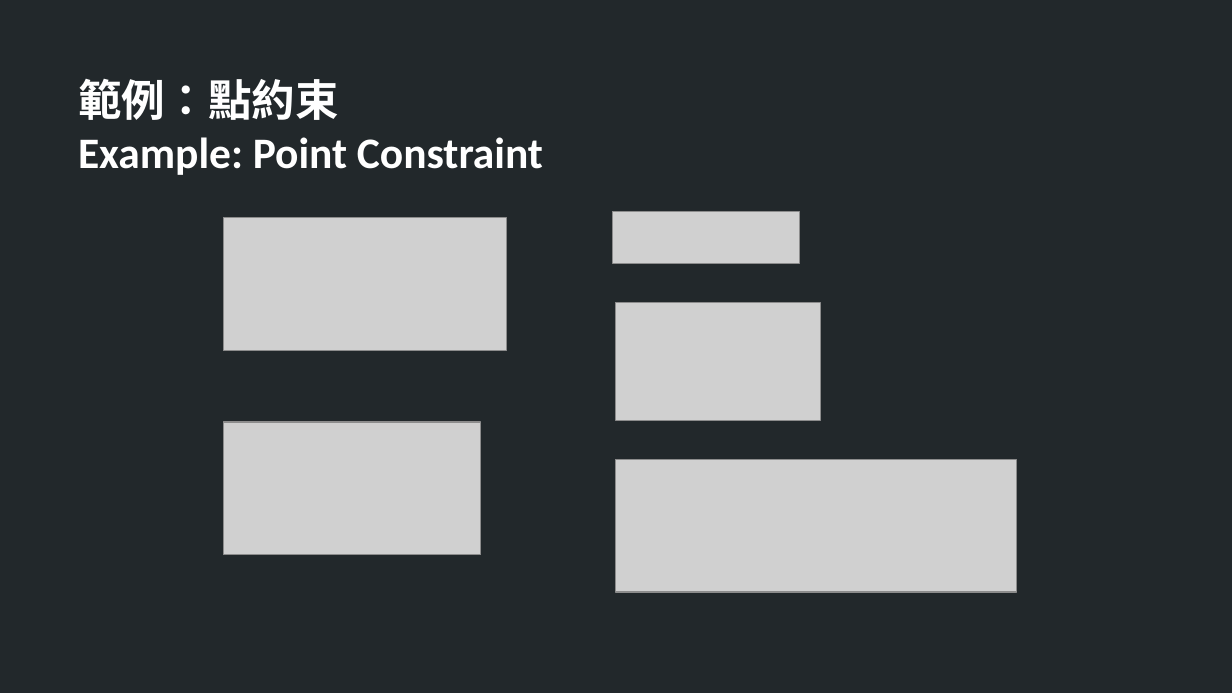
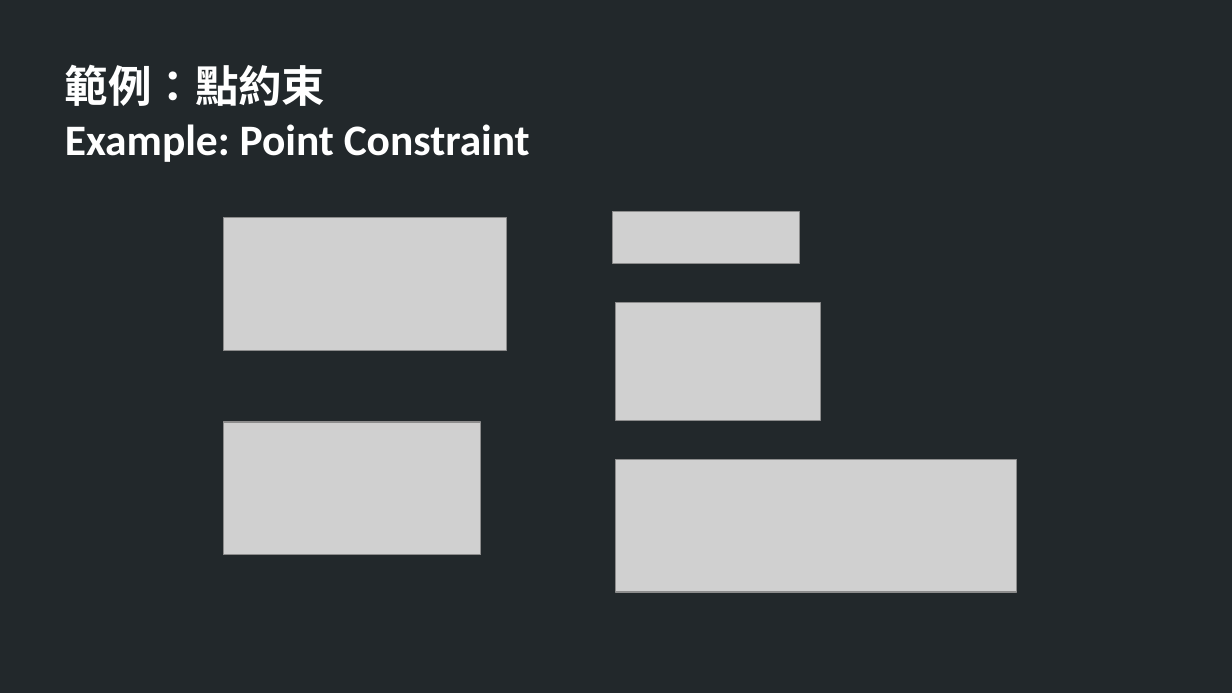
Before and after one commit to TheAllenChou/unity-physics-constraints, a slide deck: slide 15 of slides/physics constraints in games.odp. Drawn at 1232x693 pixels with LibreOffice and Linux fonts; fonts in the diff are those of the drawing; grey boxes stand for pictures. Boxes give left, top, right and bottom in pixels: in the first picture for what was removed or moved away, otherwise in the second. Text is boxed around its words. In the diff, an @@ line names an element or a change of style, - is before the commit and + after.

```diff
--- a/slides/physics constraints in games.odp
+++ b/slides/physics constraints in games.odp
@@ text "範例：點約束": place and size @@
-text "範例：點約束" at bbox=[78, 79, 543, 175]
+text "範例：點約束" at bbox=[65, 65, 530, 162]
```
Also in this commit, not shown: 20 other slides changed, 1 slide removed.
